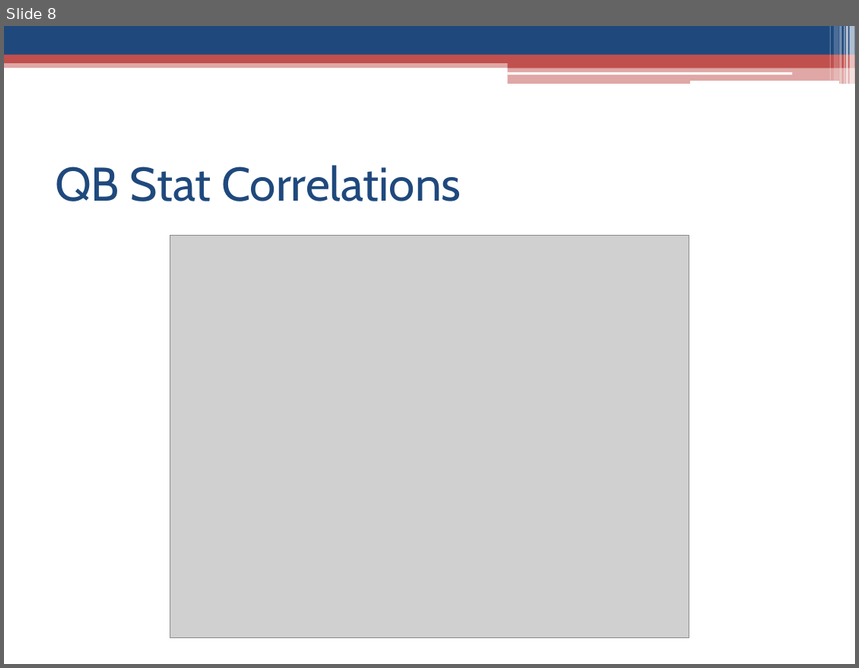
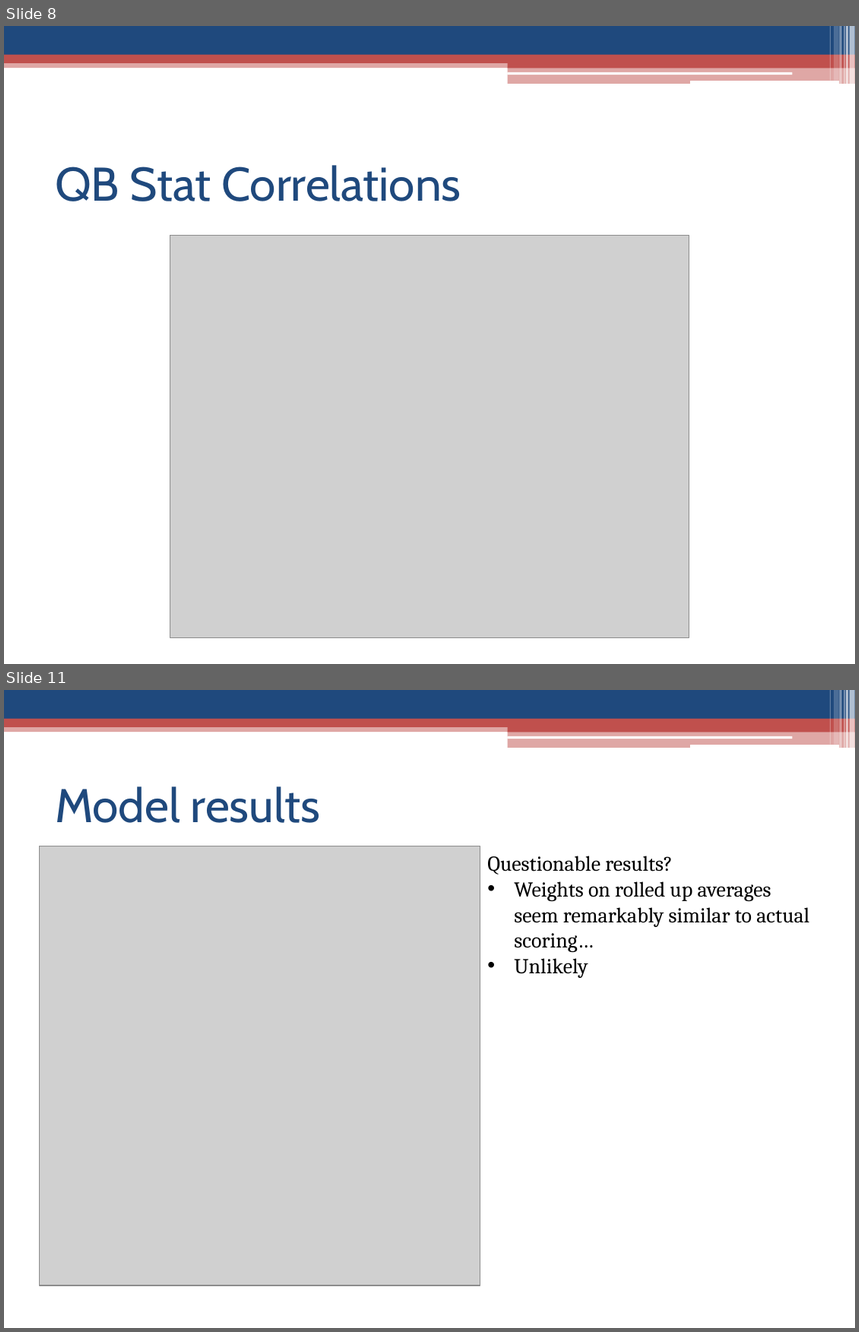
Before and after one commit to vyang91/DAT8, a slide deck: project/qb_projections/presentation.pptx. Shown one above the other, each under a label of ours: slide 8 before the commit, slides 8 and 11 after it; the slides between them are not shown. The pictures are 859x668 and 859x1332 pixels, drawn with LibreOffice and Linux fonts; fonts in the diff are those of the drawing; grey boxes stand for pictures. Boxes give left, top, right and bottom in pixels: in the first picture for what was removed or moved away, otherwise in the second. Text is boxed around its words. In the diff, an @@ line names an element or a change of style, - is before the commit and + after.

```diff
--- a/project/qb_projections/presentation.pptx
+++ b/project/qb_projections/presentation.pptx
@@ slide 11 added at [4, 690, 855, 1328], background #FFFFFF; not listed: 13 template elements that a slide beside it also shows @@
@@ title added at [55, 787, 320, 823], 40 pt, text #1F497D @@
+Model results
@@ picture added at [40, 846, 481, 1286] @@
@@ text added at [487, 856, 810, 978], 18 pt, text #000000 @@
+Questionable results?
+• Weights on rolled up averages seem remarkably similar to actual scoring…
+• Unlikely
```
Also in this commit, not shown: 1 slide changed, 3 other slides added, 1 slide removed, 10 other files.
